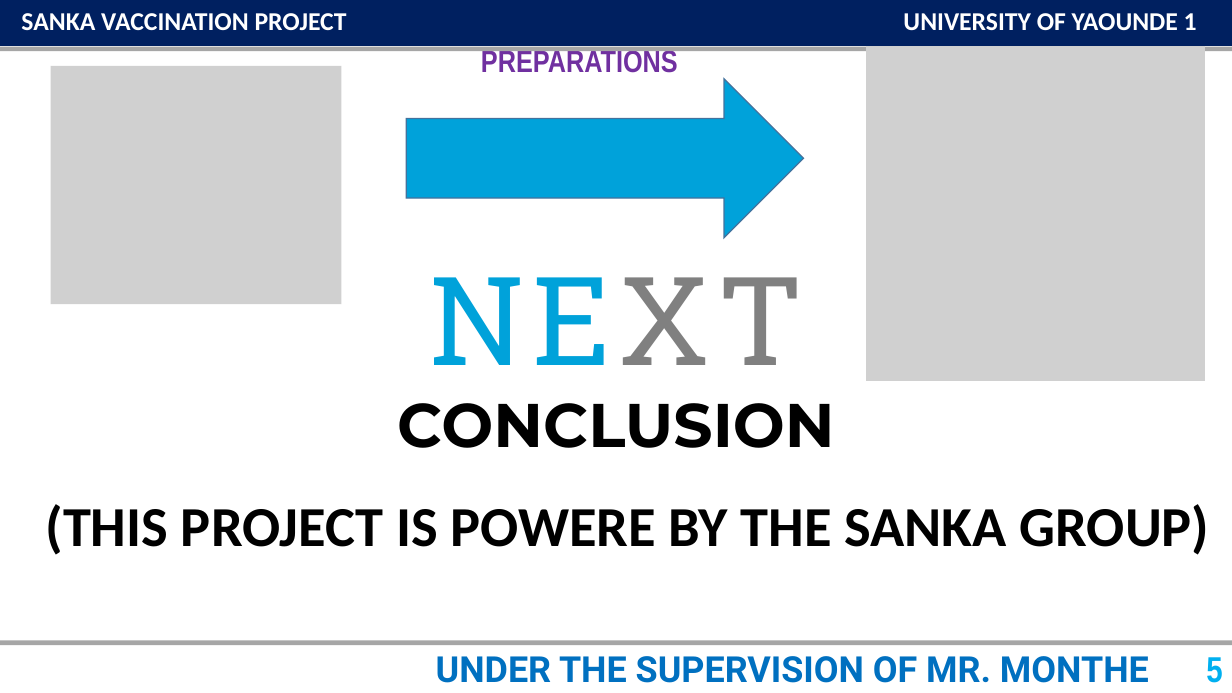
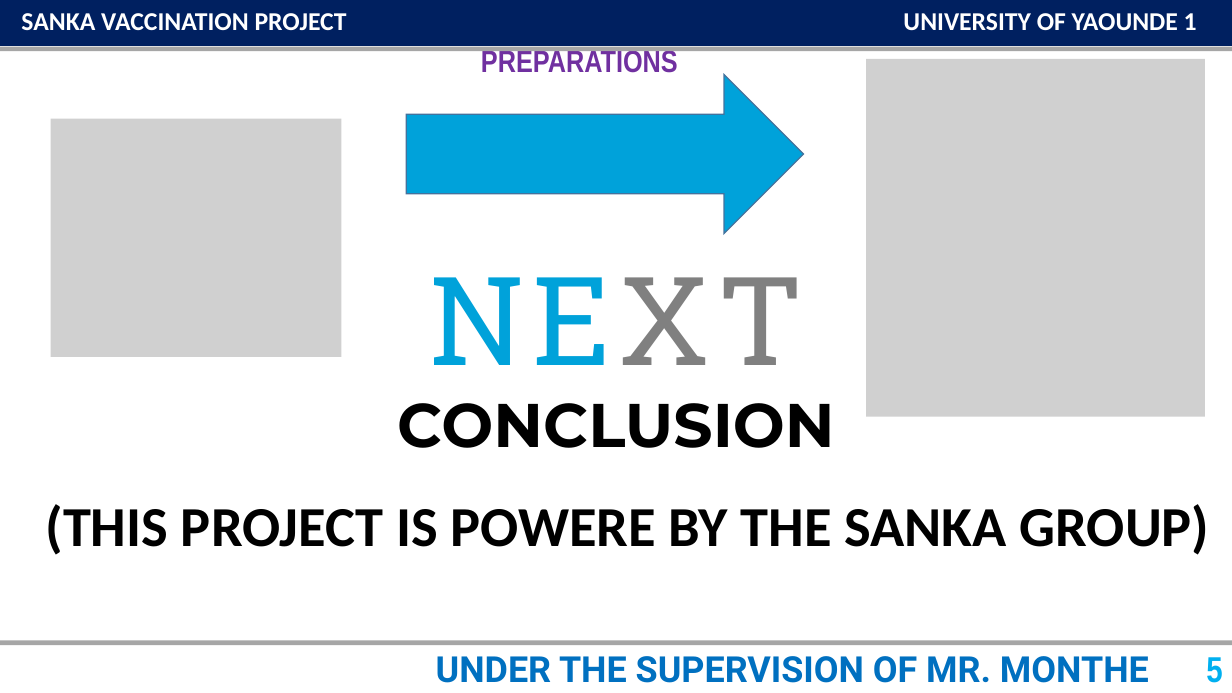
Before and after one commit to Abikum/Projet-Sanka--Java, a slide deck: slide 5 of snaka.pptx. Drawn at 1232x693 pixels with LibreOffice and Linux fonts; fonts in the diff are those of the drawing; grey boxes stand for pictures; background and template pictures are left out. Boxes give left, top, right and bottom in pixels: in the first picture for what was removed or moved away, otherwise in the second. Text is boxed around its words. In the diff, an @@ line names an element or a change of style, - is before the commit and + after.

```diff
--- a/snaka.pptx
+++ b/snaka.pptx
@@ picture: place and size @@
-picture at [866,23,1205,381]
+picture at [866,59,1205,417]
@@ right arrow: place and size @@
-right arrow at [407,79,804,238]
+right arrow at [407,75,804,234]
@@ picture: place and size @@
-picture at [51,66,342,304]
+picture at [51,118,342,357]
```
Also in this commit, not shown: 4 other slides changed.
